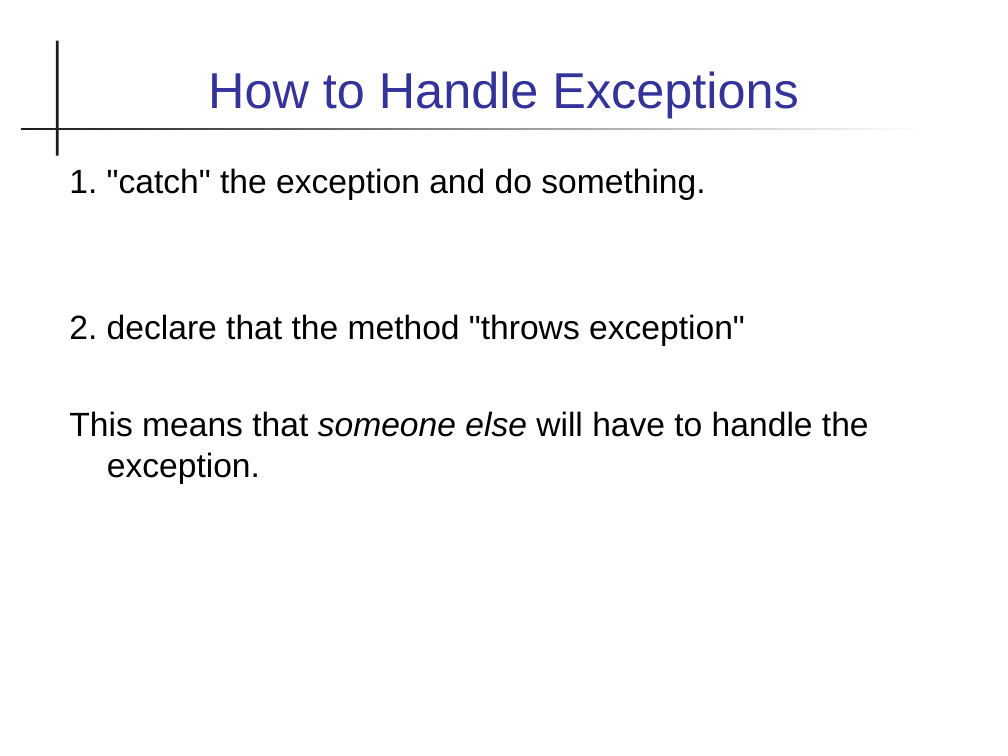
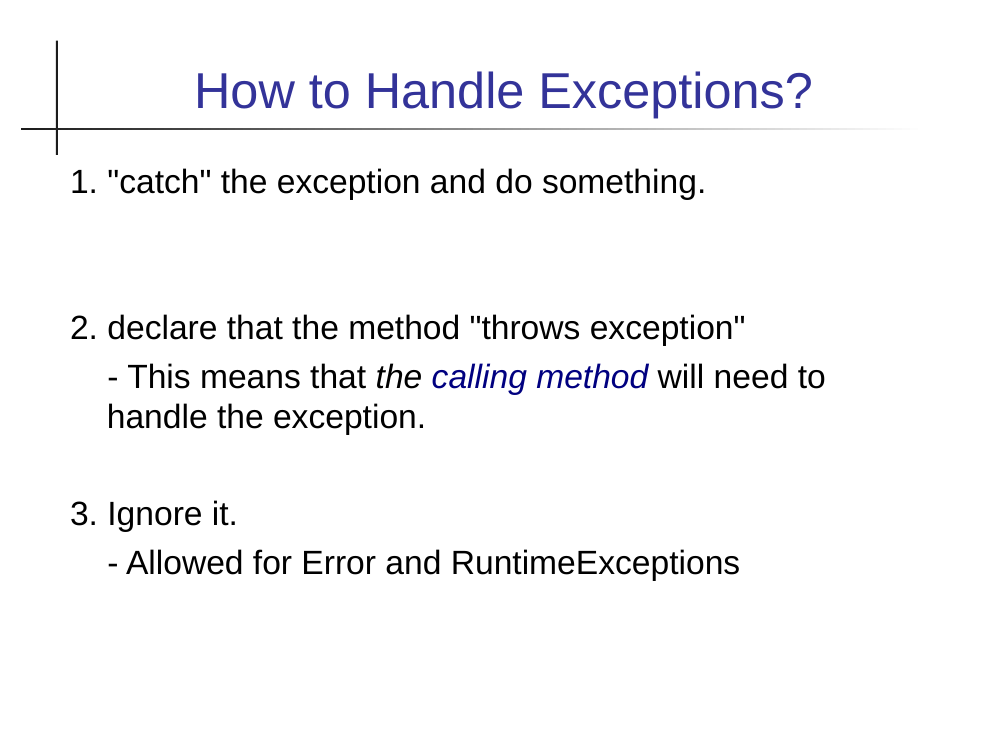
Before and after one commit to skeoop/skeoop.github.io, a slide deck: slide 11 of exceptions/Exceptions.ppt (slide 12 before the commit). Drawn at 1008x756 pixels with LibreOffice and Linux fonts; fonts in the diff are those of the drawing. Boxes give left, top, right and bottom in pixels: in the first picture for what was removed or moved away, otherwise in the second. Text is boxed around its words. In the diff, an @@ line names an element or a change of style, - is before the commit and + after.

Commit message:
revise slides on exceptions

```diff
--- a/exceptions/Exceptions.ppt
+++ b/exceptions/Exceptions.ppt
@@ title at [194, 71, 812, 118]: text changed @@
-How to Handle Exceptions
+How to Handle Exceptions?
@@ text at [70, 363, 826, 581]: text changed @@
-This means that someone else will have to handle the exception.
+- This means that the calling method will need to handle the exception.
+3. Ignore it.
+- Allowed for Error and RuntimeExceptions
```
Also in this commit, not shown: 33 other slides changed, 3 slides added, 25 slides removed, 7 other files.
